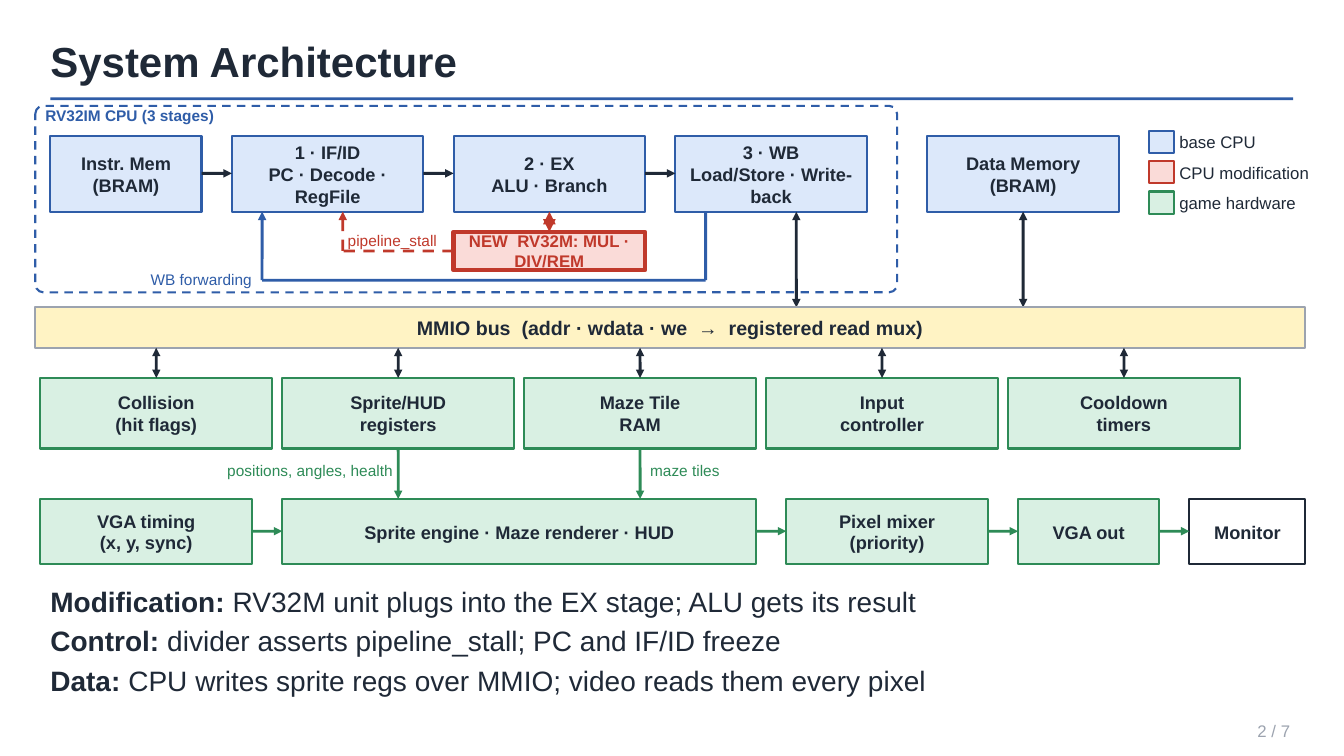
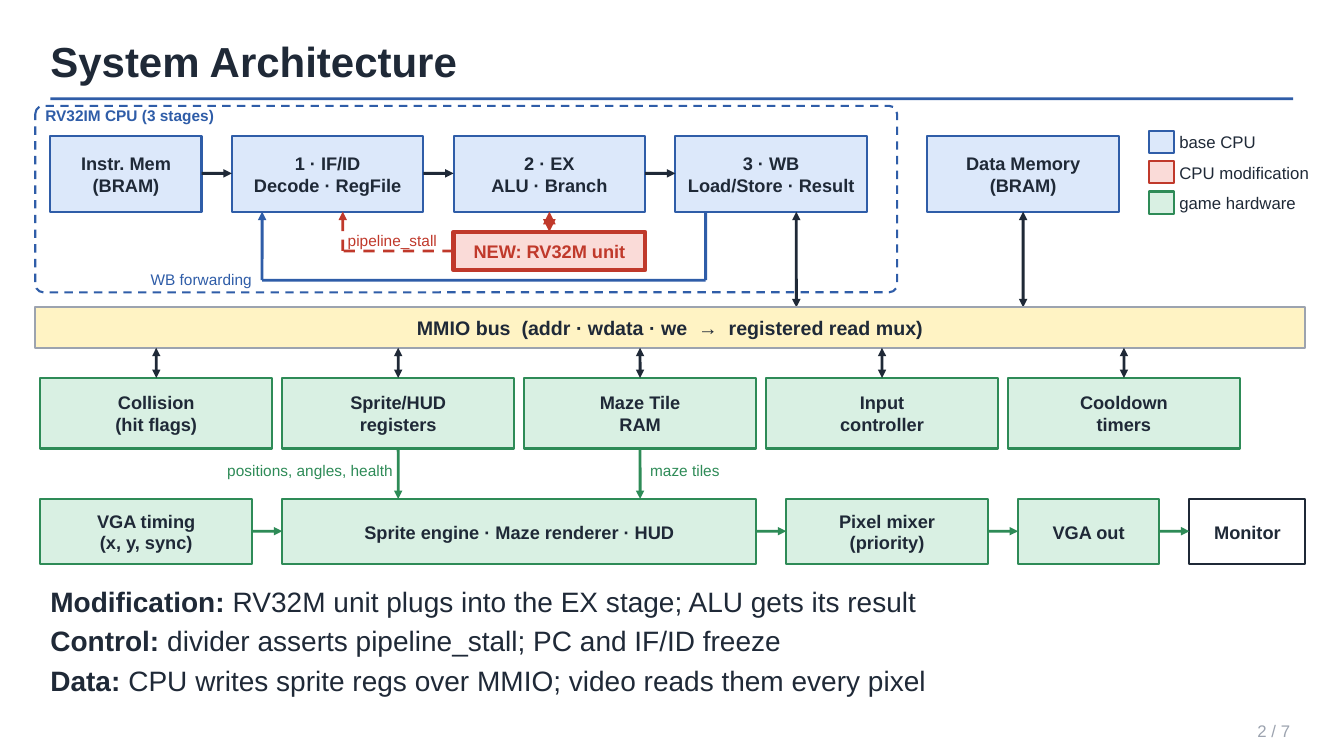
Before and after one commit to Kabirgupta3632/Cline_Project, a slide deck: slide 2 of Battle_Tanks_Presentation.pptx. Drawn at 1344x756 pixels with LibreOffice and Linux fonts; fonts in the diff are those of the drawing. Boxes give left, top, right and bottom in pixels: in the first picture for what was removed or moved away, otherwise in the second. Text is boxed around its words. In the diff, an @@ line names an element or a change of style, - is before the commit and + after.

```diff
--- a/Battle_Tanks_Presentation.pptx
+++ b/Battle_Tanks_Presentation.pptx
@@ text in rectangle at <box>254,179,402,196</box>: text changed @@
-PC · Decode · RegFile
+Decode · RegFile
@@ text in rectangle at <box>688,179,855,193</box>: text changed @@
-Load/Store · Write-back
+Load/Store · Result
@@ text in rectangle at <box>474,245,625,258</box>: text changed; size 12 to 13 pt @@
-NEW RV32M: MUL · DIV/REM
+NEW: RV32M unit
```
Also in this commit, not shown: 1 other slide changed, 1 other file.
